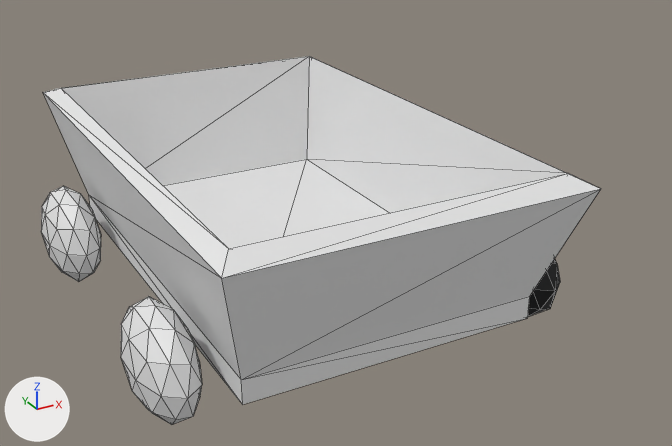
An edit to the glTF model assets/models/wagon.glb, drawn before and after from the same camera.
Before and after are seen from a 50 mm camera at (-4.53, -9.69, 5.27) aimed at (0.53, -0.5, 0.67). Arrows for +X, +Y and +Z are at lower left; the lights stay in place. The picture after the commit comes second. Mesh edges are drawn as thin lines. Where no turn or scale is listed for an object, it has been applied to the vertices. Vertices at exactly the same position are counted once.

Before the edit, the objects in view are built like this:
```python
me_cube_001 = bpy.data.meshes.new('Cube.001')
me_cube_001.from_pydata(...)  # 20 vertices, 36 faces; spans x -2.45..2.45, y -2.98..2.98, z -0.06..0.45
# before: 8 (-2.45, -2.98, 0.42) at pixel (221, 278), 9 (-2.45, 2.98, 0.42) at pixel (42, 92), 10 (2.45, 2.98, 0.42) at pixel (311, 57), 11 (2.45, -2.98, 0.42) at pixel (601, 188), 12 (-2.23, -2.71, 0.45) at pixel (228, 248)
# before: 13 (-2.23, 2.71, 0.45) at pixel (61, 88), 14 (2.23, 2.71, 0.45) at pixel (309, 56), 15 (2.23, -2.71, 0.45) at pixel (568, 173)
me_icosphere = bpy.data.meshes.new('Icosphere')
me_icosphere.from_pydata(...)  # an icosphere of 80 faces spanning x -0.33..0.33, y -0.78..0.78, z -0.61..0.61
me_icosphere_001 = bpy.data.meshes.new('Icosphere.001')
me_icosphere_001.from_pydata(...)  # an icosphere of 80 faces spanning x -0.33..0.33, y -0.78..0.78, z -0.61..0.61
me_icosphere_002 = bpy.data.meshes.new('Icosphere.002')
me_icosphere_002.from_pydata(...)  # an icosphere of 80 faces spanning x -0.33..0.33, y -0.78..0.78, z -0.61..0.61
me_icosphere_002.materials.append(mat_material_001)  # black #131313
ob_cube_001 = bpy.data.objects.new('Cube.001', me_cube_001)
ob_cube_001.location = (0.02, -0.06, 0.32)
ob_cube_001.scale = (0.845, 1.07, 3.47)
ob_icosphere = bpy.data.objects.new('Icosphere', me_icosphere)
ob_icosphere.location = (-2.21, 1.7, 0.25)
ob_icosphere_001 = bpy.data.objects.new('Icosphere.001', me_icosphere_001)
ob_icosphere_001.location = (-2.21, -1.81, 0.25)
ob_icosphere_002 = bpy.data.objects.new('Icosphere.002', me_icosphere_002)
ob_icosphere_002.location = (2.25, -1.81, 0.25)
```
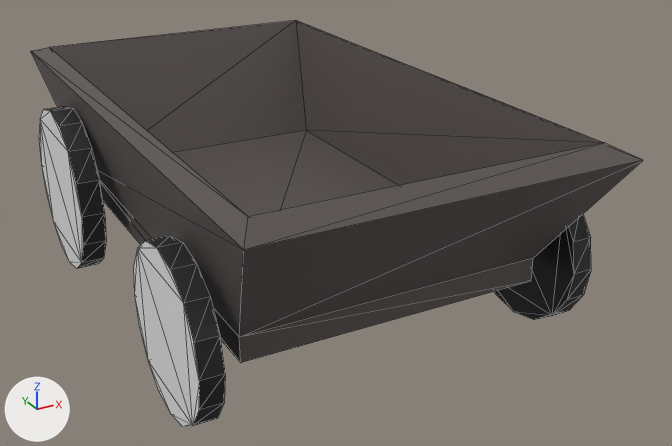
What differs and where, as boxes (x1, y1, x2, y2) in the pictures (672 x 446 px; the box of a moved part takes in the faces that stretch with it):
'Cube.001', reshaped, moved (10% wider, 17% taller)
    before: (43, 56, 601, 404)
    after: (31, 20, 643, 427)
'Icosphere.001', deleted
    before: (121, 297, 202, 425)
'Icosphere', deleted
    before: (41, 186, 101, 282)
'Icosphere.002', deleted (black)
    before: (528, 259, 560, 317)
part 1 of me_cube_001, added
    after: (494, 214, 591, 320)
part 2 of me_cube_001, added
    after: (134, 236, 225, 427)
part 3 of me_cube_001, added
    after: (39, 106, 106, 268)
part 4 of me_cube_001, moved or reshaped
    before: (43, 56, 601, 380)
    after: (31, 20, 643, 337)
part 5 of me_cube_001, recoloured
    before: (43, 56, 601, 404)
    after: (31, 20, 643, 363)

What the commit changed:
Material 'TeamColor' (mat_teamcolor) is new.
Its base color is (0.8, 0.8, 0.8) (white #e7e7e7).
Material 'Material' (mat_material) is new.
Its base color is (0.0135, 0.0135, 0.0135) (black #1f1f1f).
Material 'Material.002' (mat_material_002) is new.
Its base color is (0.0956, 0.0806, 0.0763) (dark grey #57504e).
me_cube_001 is used by ob_cube_001; location (0.02, -0.06, 0.32); scale (0.845, 1.07, 3.47).
Verts and faces of me_cube_001; kept vertices keep their numbers, new ones are numbered from 20.
me_cube_001 had 20 vertices, 36 faces and spanned x -2.45..2.45, y -2.98..2.98, z -0.06..0.45.
me_cube_001 now has 148 vertices, 276 faces and spans x -2.68..2.71, y -3.44..3.44, z -0.27..0.45.
me_cube_001 part 1: a new loose piece of 32 vertices spanning x -2.66..-2.37, y 1.14..2.83, z -0.27..0.25.
me_cube_001 part 2: a new loose piece of 32 vertices spanning x 2.4..2.69, y 1.14..2.83, z -0.27..0.25.
me_cube_001 part 3: a new loose piece of 32 vertices spanning x 2.38..2.71, y -2.61..-0.68, z -0.27..0.33.
Part 4, on me_cube_001:
Vertex 8 moves to (-2.45, -3.44, 0.42), pixel (297, 22).
Vertex 11 moves to (2.45, -3.44, 0.42), pixel (30, 51).
Vertex 9 moves to (-2.45, 3.44, 0.42), pixel (643, 160).
Vertex 10 moves to (2.45, 3.44, 0.42), pixel (243, 249).
Vertex 12 moves to (-2.23, -3.13, 0.45), pixel (295, 20).
Vertex 15 moves to (2.23, -3.13, 0.45), pixel (49, 47).
Vertex 13 moves to (-2.23, 3.13, 0.45), pixel (604, 142).
Vertex 14 moves to (2.23, 3.13, 0.45), pixel (248, 216).
me_cube_001 part 5: 36 faces spanning x -2.45..2.45, y -3.44..3.44, z -0.06..0.45 switch from no material to mat_material_002 (dark grey #57504e).
Other edits to the shape of me_cube_001 do not show in these pictures.
me_cube_001 gains material mat_material (black #1f1f1f).
me_cube_001 gains material mat_teamcolor (white #e7e7e7).
Object 'Cube.001' (ob_cube_001) moves from (0.02, -0.06, 0.32) to (0.02, -0.06, 0.79).
Object 'Icosphere' (ob_icosphere) is deleted.
Object 'Icosphere.001' (ob_icosphere_001) is deleted.
Object 'Icosphere.002' (ob_icosphere_002) is deleted.
